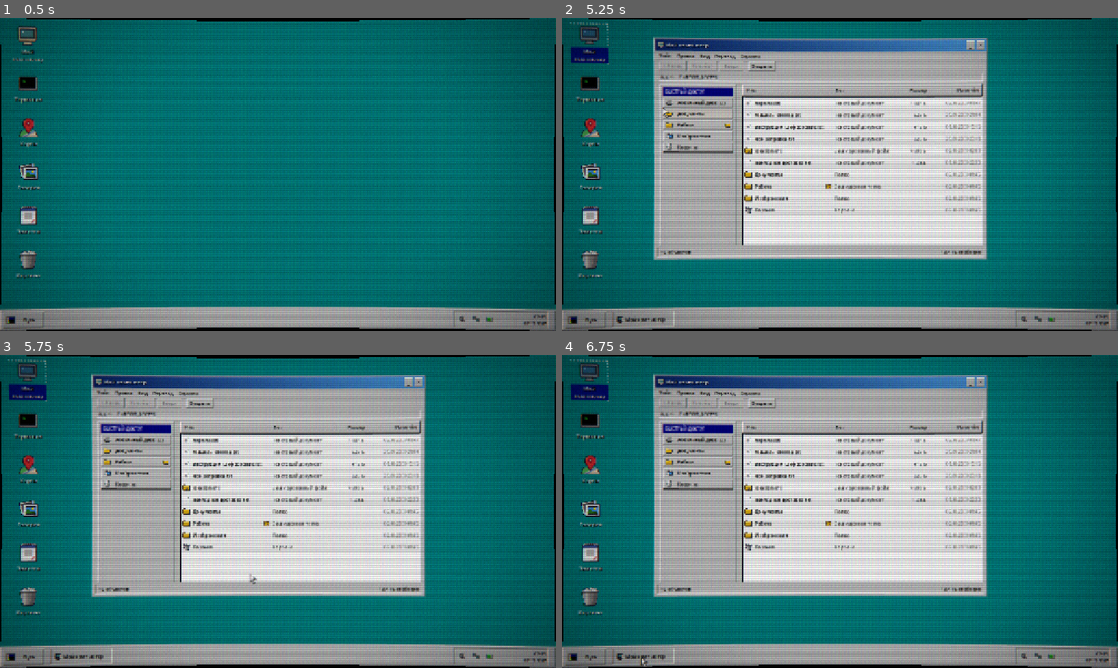
Above: before the commit, frames 1-4 (two rows, left to right).
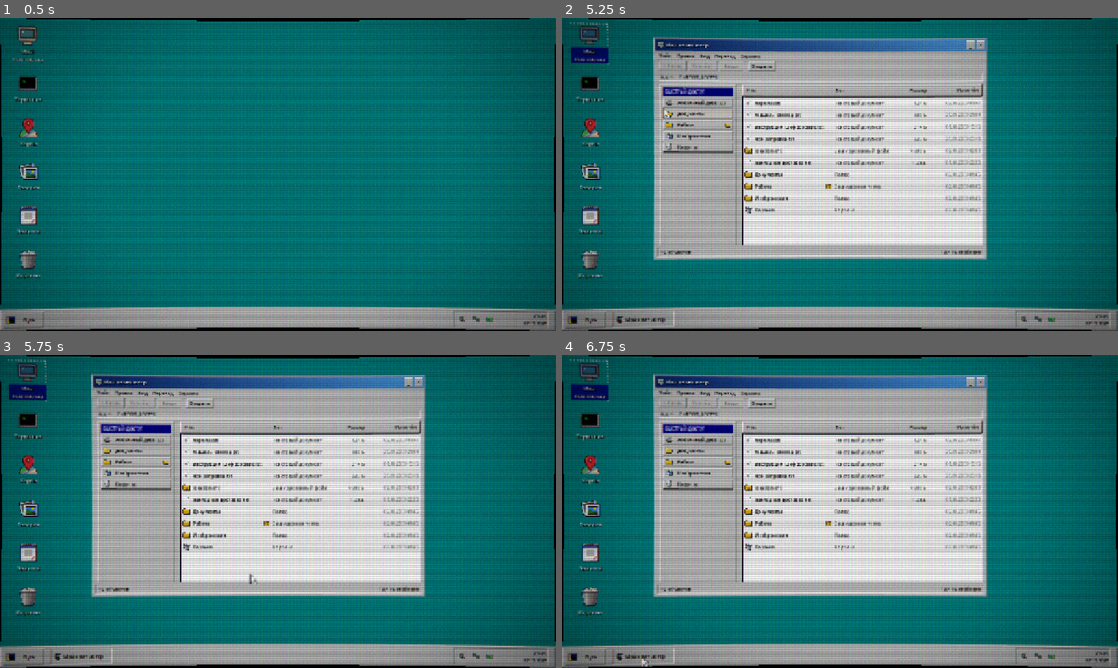
Above: after the commit, the same moments.

Repository: nikkey31/root_access
Game: Godot game, scene res://scenes/desktop/Desktop.tscn
Two runs of this game, one before a commit and one after it. Both use one fixed random seed, a clock stepped at 60 frames per second and the inputs below.
Inputs (mouse positions are in pixels of both pictures, inside the frame that each line leads up to):
- Up to frame 1 (0.5 s): no input
- Up to frame 2 (5.25 s): click "Пуск" at 0.5 s; click (623, 193) at 1.27 s; type "12" at 1.35 s; click (1040, 321) at 2 s; click (1056, 321) at 2.75 s; click (1029, 321) at 3.5 s; tap Enter at 4.25 s; drag from (840, 174) to (895, 105) at 4.27 s; tap Space at 5 s; drag from (589, 43) to (812, 237) at 5.02 s
- Up to frame 3 (5.75 s): no input
- Up to frame 4 (6.75 s): click "_" at 5.75 s; click "Мой компьютер" at 6.5 s

Frame 1 is identical in both runs. In frame 2, less than 0.1% of the frame differs, in the area x 18-66%, y 26-36%; in frame 3, less than 0.1%, in the area x 44-66%, y 26-74%; in frame 4, less than 0.1%.

Commit message:
fix(writing,ui): rewrite notes realistically without artificial hints + integrate pixel-art cursor

Diff:
--- a/data/files.json
+++ b/data/files.json
@@ -22,7 +22,7 @@
     "/Documents/пароли.txt": {
       "type": "file",
       "name": "пароли.txt",
-      "content": "Пароль от папки Работа — др Юджина (день и месяц, 4 цифры: ДДММ)\nНакладную удалил, надо бы потом очистить корзину"
+      "content": "Работа — др Юджина (ДДММ)\n\nНакладную снёс в корзину, не забыть подчистить."
     },
     "/Documents/Работа": {
       "type": "dir",
@@ -37,12 +37,12 @@
     "/Documents/Работа/мишель_слежка.txt": {
       "type": "file",
       "name": "мишель_слежка.txt",
-      "content": "ОБЪЕКТ: Мишель Юхнова, 20 лет, студентка.\nМАРШРУТ: Выходит из университета в 17:40, садится на автобус № 14.\nАдрес проживания: ул. Ленина, д. 54.\nПЛАН: Захват у остановки в четверг."
+      "content": "Мишель Юхнова, 20 лет, истфак.\n\nПн–Чт: выходит из главного корпуса около 17:40, ждёт 14-й автобус на остановке у сквера.\nДомой добирается к 18:15 (ул. Ленина, 54, второй подъезд, окна во двор).\nВ четверг обычно возвращается одна — темнеет уже в шесть, двор почти не освещён."
     },
     "/Documents/Работа/инструкция_шифрование.txt": {
       "type": "file",
       "name": "инструкция_шифрование.txt",
-      "content": "Дешифрование: decrypt <файл> -k <ключ>\nКлюч шифра — её адрес (латиницей, без пробелов)"
+      "content": "cryptutil v1.4 (CLI)\nСинтаксис: decrypt <файл> -k <ключ>\nКлюч шифра — её адрес (латиницей, без пробелов)."
     },
     "/Documents/Работа/location.enc": {
       "type": "file",
--- a/scripts/core/VFS.gd
+++ b/scripts/core/VFS.gd
@@ -30,24 +30,24 @@
 	"C:\\ROOT_ACCESS\\пароли.txt": {
 		"type": "file",
 		"is_encrypted": false,
-		"content": "Пароль от папки Работа — др Юджина (день и месяц, 4 цифры: ДДММ)\nНакладную удалил, надо бы потом очистить корзину.\n\n— не забыть посмотреть свойства фото у ржавого пикапа",
-		"size_str": "1 024 Б",
+		"content": "Работа — др Юджина (ДДММ)\n\nНакладную снёс в корзину, не забыть подчистить.",
+		"size_str": "124 Б",
 		"date_str": "02.10.2009 01:47",
 		"type_str": "Текстовый документ"
 	},
 	"C:\\ROOT_ACCESS\\инструкция_шифрование.txt": {
 		"type": "file",
 		"is_encrypted": false,
-		"content": "Инструкция по шифрованию и дешифрованию:\nДешифрование: decrypt <файл> -k <ключ>\nКлюч шифра — её адрес (латиницей, без пробелов)",
-		"size_str": "412 Б",
+		"content": "cryptutil v1.4 (CLI)\nСинтаксис: decrypt <файл> -k <ключ>\nКлюч шифра — её адрес (латиницей, без пробелов).",
+		"size_str": "214 Б",
 		"date_str": "01.10.2009 19:15",
 		"type_str": "Текстовый документ"
 	},
 	"C:\\ROOT_ACCESS\\мишель_слежка.txt": {
 		"type": "file",
 		"is_encrypted": false,
-		"content": "Объект: Мишель Юхнова\nАдрес: LENINA 54\nМаршрут: Университет -> Остановка 18:20 -> Дом\nАвтобус: Линия 4\nСтатус: Готова к захвату",
-		"size_str": "528 Б",
+		"content": "Мишель Юхнова, 20 лет, истфак.\n\nПн–Чт: выходит из главного корпуса около 17:40, ждёт 14-й автобус на остановке у сквера.\nДомой добирается к 18:15 (ул. Ленина, 54, второй подъезд, окна во двор).\nВ четверг обычно возвращается одна — темнеет уже в шесть, двор почти не освещён.",
+		"size_str": "486 Б",
 		"date_str": "29.09.2009 21:04",
 		"type_str": "Текстовый документ"
 	},
--- a/scripts/desktop/crt_cursor.gd
+++ b/scripts/desktop/crt_cursor.gd
@@ -1,31 +1,18 @@
 extends Control
 
-## Программный курсор, который рисуется внутри искажаемого кадра.
+## Программный пиксельный курсор, который рисуется внутри искажаемого кадра.
 ## Благодаря этому он проходит через CRT-линзу и визуально остаётся
-## ровно под реальной мышью (позиция задаётся уже с обратным искажением).
+## ровно под реальной мышью (остриё текстуры строго в точке (0, 0)).
+
+const CURSOR_TEXTURE := preload("res://assets/ui/cursor.png")
 
 func _ready() -> void:
 	mouse_filter = Control.MOUSE_FILTER_IGNORE
+	texture_filter = CanvasItem.TEXTURE_FILTER_NEAREST
 	z_index = 4096
 	size = Vector2(24, 24)
 	queue_redraw()
 
 func _draw() -> void:
-	var points := PackedVector2Array([
-		Vector2(0, 0),
-		Vector2(0, 18),
-		Vector2(4, 14),
-		Vector2(8, 22),
-		Vector2(11, 20),
-		Vector2(7, 12),
-		Vector2(14, 12),
-	])
-	# Мягкая тень и классическая белая стрелка с чёрным контуром.
-	var shadow := PackedVector2Array()
-	for point in points:
-		shadow.append(point + Vector2(1.5, 1.5))
-	draw_colored_polygon(shadow, Color(0, 0, 0, 0.35))
-	draw_colored_polygon(points, Color.WHITE)
-	var outline := points.duplicate()
-	outline.append(points[0])
-	draw_polyline(outline, Color.BLACK, 1.0, true)
+	if CURSOR_TEXTURE != null:
+		draw_texture_rect(CURSOR_TEXTURE, Rect2(Vector2.ZERO, Vector2(24, 24)), false)
--- a/tests/test_notes_and_explorer.gd
+++ b/tests/test_notes_and_explorer.gd
@@ -69,7 +69,7 @@
 	# Проверка чтения мишель_слежка.txt
 	notes.open_note("мишель_слежка.txt")
 	var text_michelle = notes.text_display.get_parsed_text()
-	_check(text_michelle.contains("LENINA 54") and text_michelle.contains("Мишель Юхнова"), "Содержимое мишель_слежка.txt прочитано из VFS")
+	_check(text_michelle.contains("ул. Ленина, 54") and text_michelle.contains("Мишель Юхнова"), "Содержимое мишель_слежка.txt прочитано из VFS")
 
 	# Проверка чтения инструкция_шифрование.txt
 	notes.open_note("инструкция_шифрование.txt")
Binary file changed: assets/ui/cursor.png
